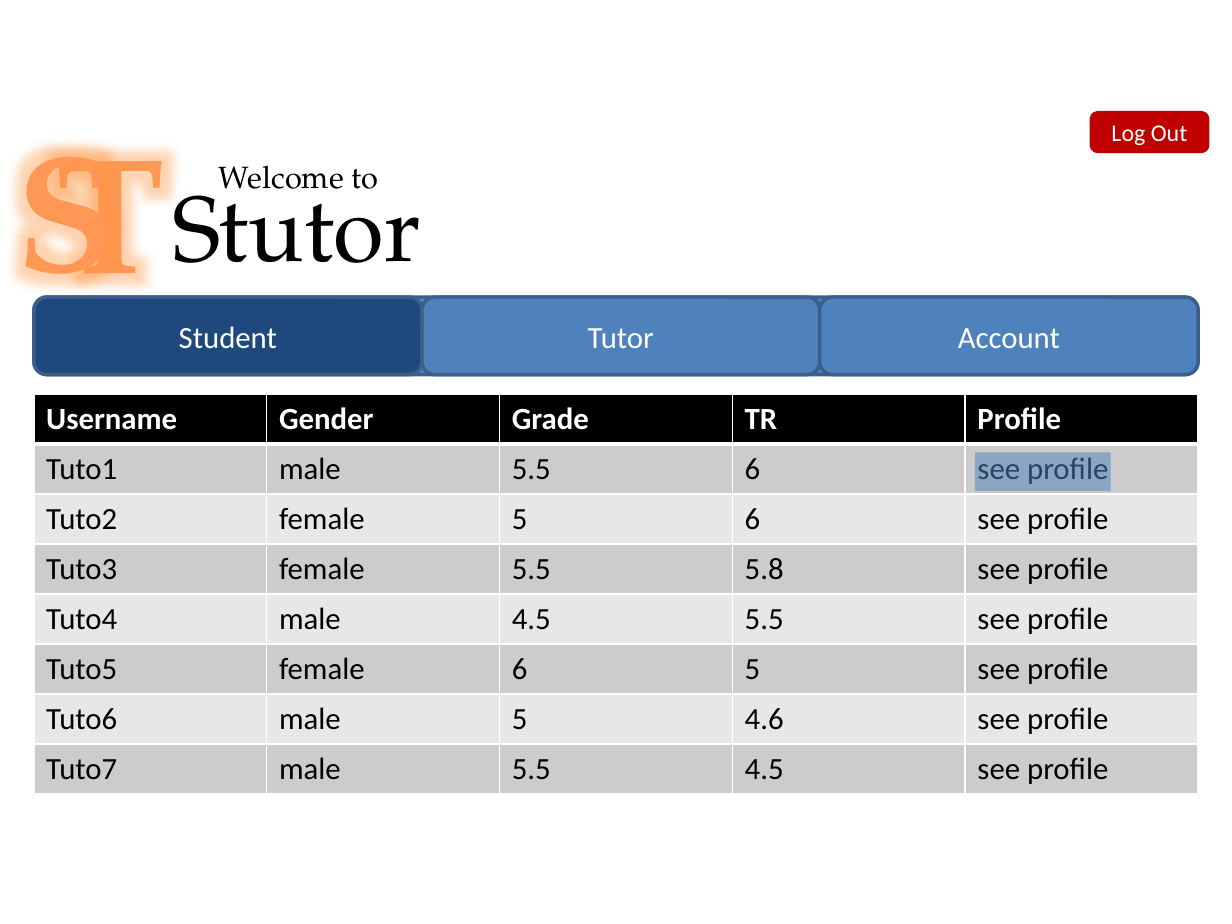
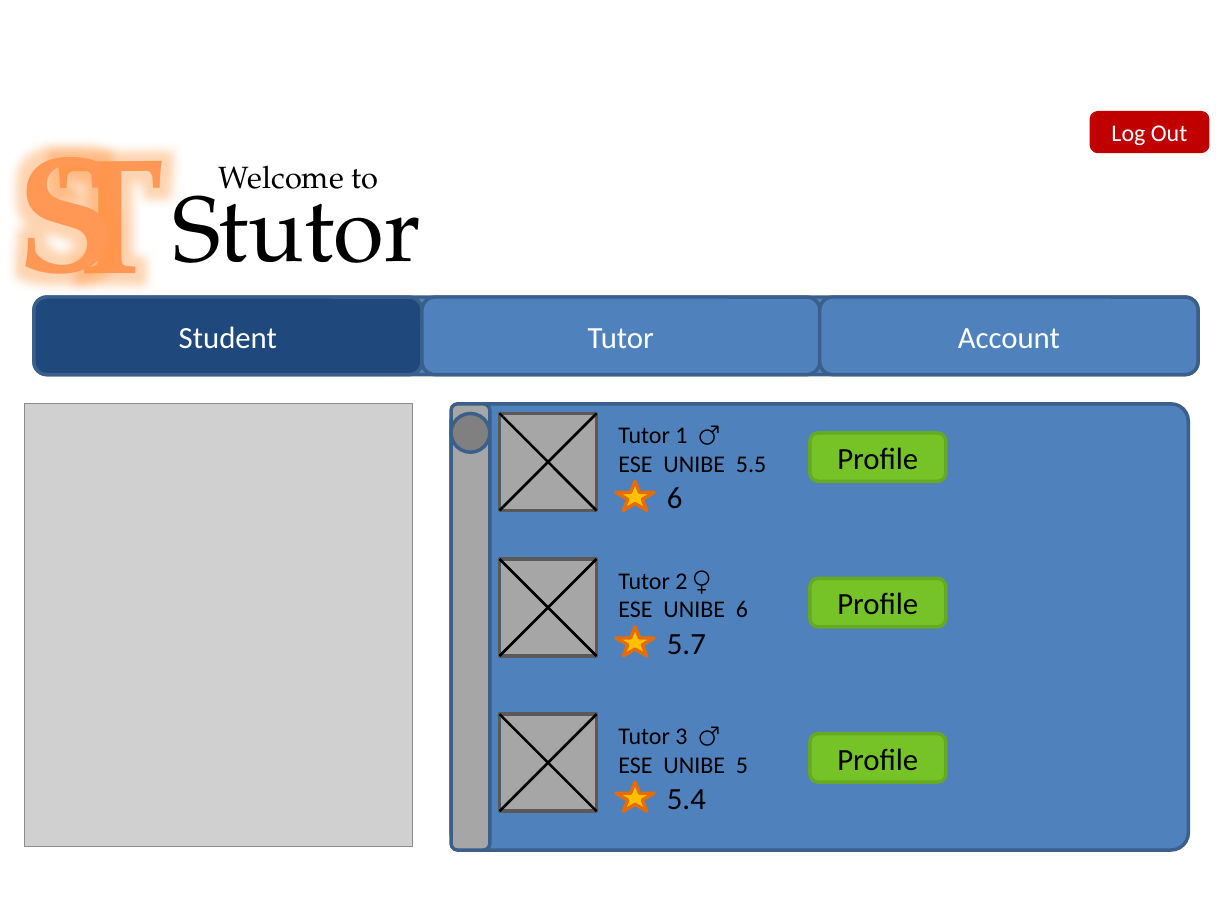
Before and after one commit to unibe-ese/ese2015-team8, a slide deck: slide 3 of Prototypes/Power Point Prototype/Einzeln/Main.pptx. Drawn at 1232x924 pixels with LibreOffice and Linux fonts; fonts in the diff are those of the drawing; grey boxes stand for pictures; background and template pictures are left out. Boxes give left, top, right and bottom in pixels: in the first picture for what was removed or moved away, otherwise in the second. Text is boxed around its words. In the diff, an @@ line names an element or a change of style, - is before the commit and + after.

Commit message:
Adjusted the PPPtototype
Modified the Tutor search based on some Ideas of sjESE

```diff
--- a/Prototypes/Power Point Prototype/Einzeln/Main.pptx
+++ b/Prototypes/Power Point Prototype/Einzeln/Main.pptx
@@ picture added at (x1=25, y1=404, x2=413, y2=846) @@
@@ table removed at (x1=34, y1=394, x2=1199, y2=793), 8 rows, 5 columns @@
-Username | Gender | Grade | TR | Profile
-Tuto1 | male | 5.5 | 6 | see profile
-Tuto2 | female | 5 | 6 | see profile
-Tuto3 | female | 5.5 | 5.8 | see profile
-Tuto4 | male | 4.5 | 5.5 | see profile
-Tuto5 | female | 6 | 5 | see profile
-Tuto6 | male | 5 | 4.6 | see profile
-Tuto7 | male | 5.5 | 4.5 | see profile
@@ rounded rectangle added at (x1=451, y1=404, x2=1188, y2=850), fill #4F81BD, outline #3A5F8C 2 pt @@
@@ rounded rectangle added at (x1=451, y1=404, x2=489, y2=850), fill #A6A6A6, outline #3A5F8C 2 pt @@
@@ ellipse added at (x1=451, y1=414, x2=489, y2=452), fill #808080, outline #3A5F8C 2 pt @@
@@ rounded rectangle added at (x1=809, y1=432, x2=945, y2=480), fill #75C327, outline #66AA22 2 pt, 18 pt, text #000000 @@
+Profile
@@ rectangle removed at (x1=975, y1=452, x2=1110, y2=490) @@
@@ group added at (x1=500, y1=414, x2=766, y2=511): 2 lines, 2 texts, 1 rectangle, 1 star @@
+Tutor 1 ♂
+ESE UNIBE 5.5
+6
@@ rounded rectangle added at (x1=809, y1=578, x2=945, y2=626), fill #75C327, outline #66AA22 2 pt, 18 pt, text #000000 @@
+Profile
@@ group added at (x1=500, y1=559, x2=748, y2=657): 2 lines, 2 texts, 1 rectangle, 1 star @@
+Tutor 2 ♀
+ESE UNIBE 6
+5.7
@@ rounded rectangle added at (x1=809, y1=733, x2=945, y2=781), fill #75C327, outline #66AA22 2 pt, 18 pt, text #000000 @@
+Profile
@@ group added at (x1=500, y1=715, x2=748, y2=812): 2 lines, 2 texts, 1 rectangle, 1 star @@
+Tutor 3 ♂
+ESE UNIBE 5
+5.4
```
Also in this commit, not shown: 2 other slides changed.
